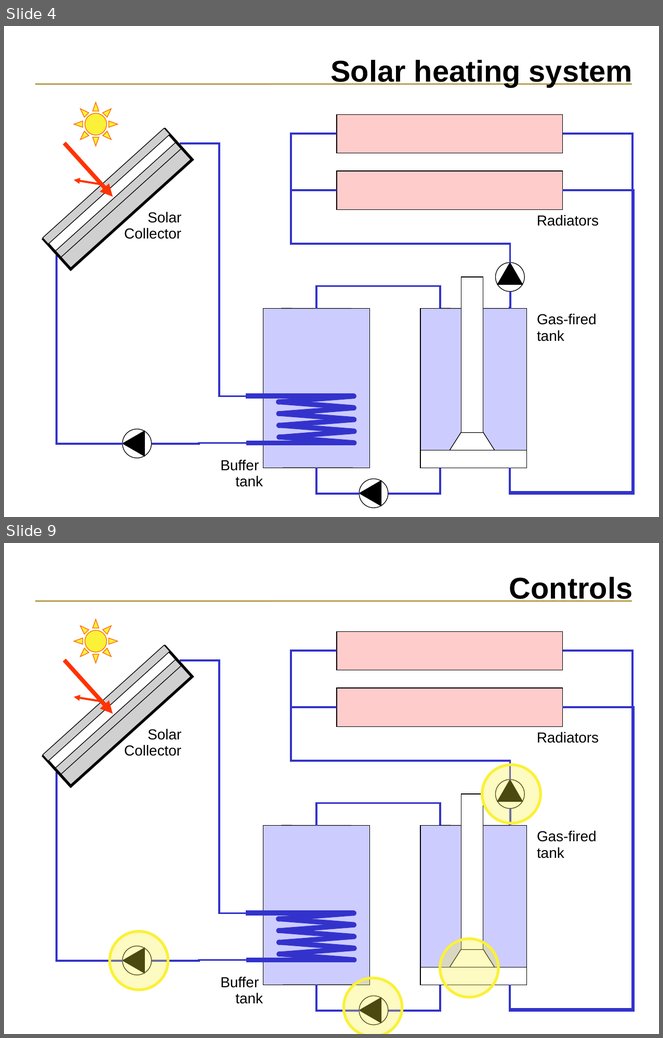
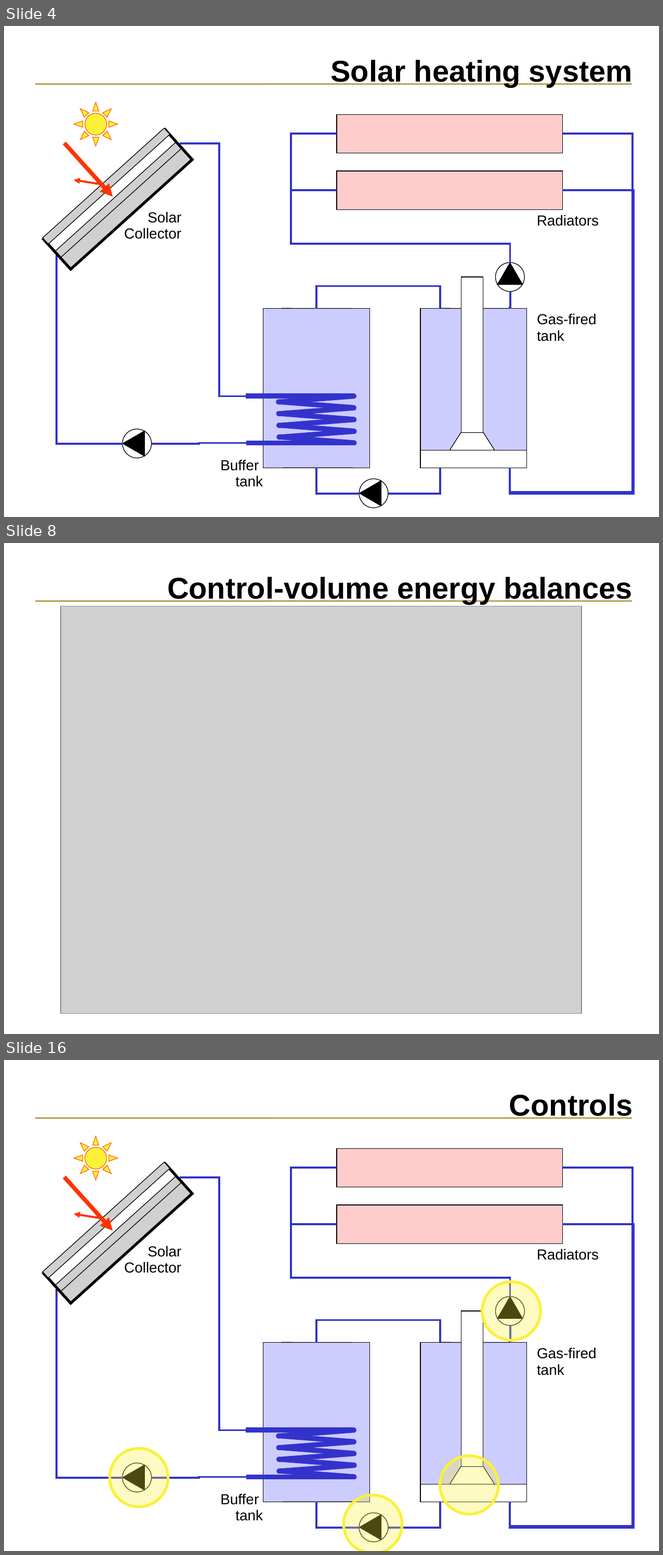
Before and after one commit to ESP-rCommunity/ESPrExtras, a slide deck: training/NRCan_course_materials/plant_network/plant_network.pln.ppt. Shown one above the other, each under a label of ours: slides 4 and 9 before the commit, slides 4, 8 and 16 after it; the slides between them are not shown. The pictures are 663x1038 and 663x1555 pixels, drawn with LibreOffice and Linux fonts; fonts in the diff are those of the drawing; grey boxes stand for pictures. Boxes give left, top, right and bottom in pixels: in the first picture for what was removed or moved away, otherwise in the second. Text is boxed around its words. In the diff, an @@ line names an element or a change of style, - is before the commit and + after.

```diff
--- a/training/NRCan_course_materials/plant_network/plant_network.pln.ppt
+++ b/training/NRCan_course_materials/plant_network/plant_network.pln.ppt
@@ slide 8 added at bbox=[4, 543, 659, 1034], background #FFFFFF; not listed: 1 template element that a slide beside it also shows @@
@@ title added at bbox=[167, 577, 633, 604], 33 pt, text #000000, bold @@
+Control-volume energy balances
@@ picture added at bbox=[60, 606, 581, 1014] @@
@@ what was slide 9 is now slide 16 @@
```
Also in this commit, not shown: 2 slides changed, 8 other slides added, 2 slides removed.
